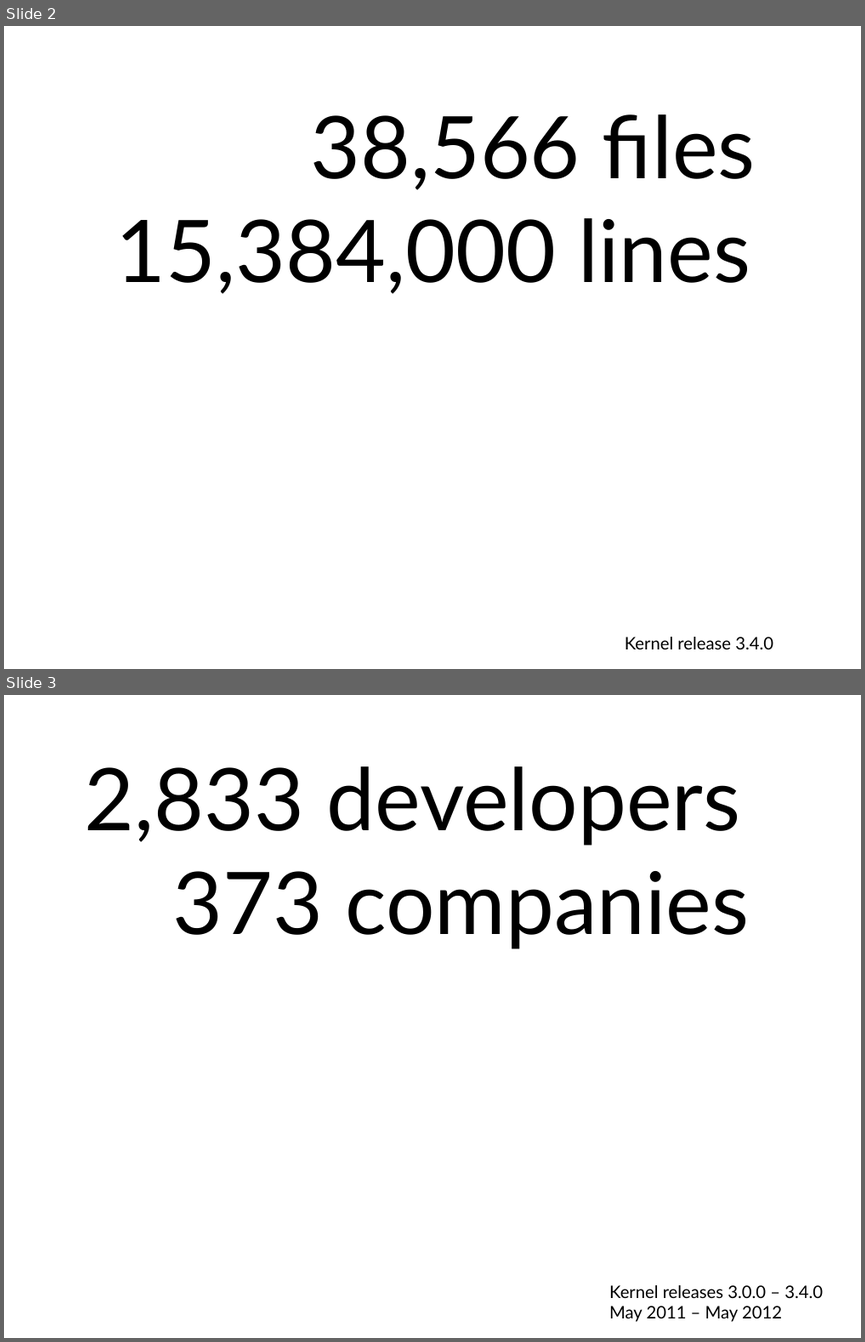
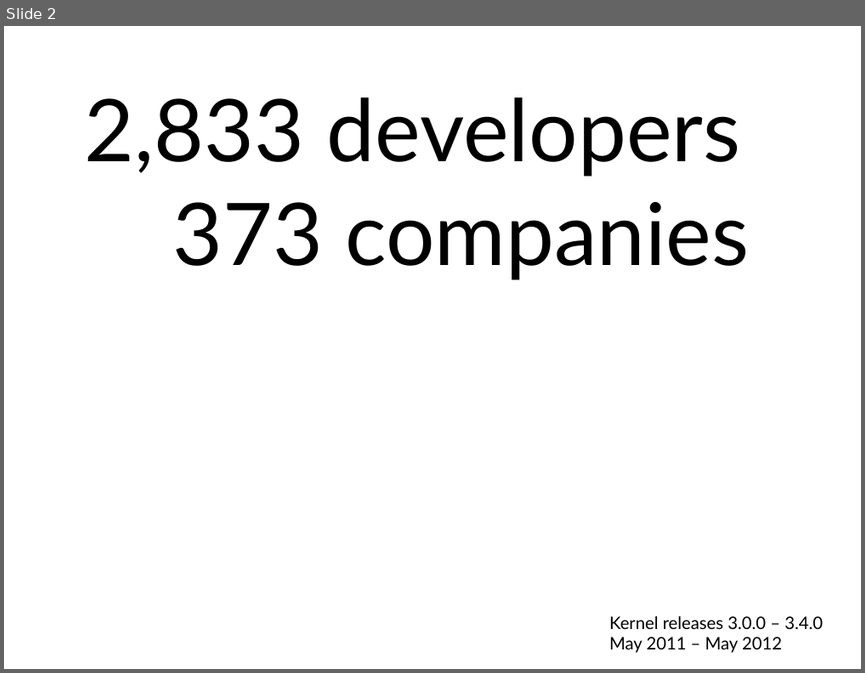
Before and after one commit to gregkh/presentation-linux-maintainer, a slide deck: maintainer.odp. Shown one above the other, each under a label of ours: slides 2 and 3 before the commit, slide 2 after it. The pictures are 865x1342 and 865x673 pixels, drawn with LibreOffice and Linux fonts; fonts in the diff are those of the drawing. Boxes give left, top, right and bottom in pixels: in the first picture for what was removed or moved away, otherwise in the second. Text is boxed around its words. In the diff, an @@ line names an element or a change of style, - is before the commit and + after.

```diff
--- a/maintainer.odp
+++ b/maintainer.odp
@@ slide 2 removed at <box>4,26,861,669</box>, background #FFFFFF @@
@@ text removed at <box>116,114,755,294</box> @@
-38,566 files
-15,384,000 lines
@@ text removed at <box>624,636,773,649</box> @@
-Kernel release 3.4.0
@@ text removed at <box>684,636,827,649</box> @@
-2.6.20 to 2.6.24-rc8
@@ what was slide 3 is now slide 2 @@
```
Also in this commit, not shown: 1 slide changed, 2 slides added, 26 other slides removed, 1 other file.
